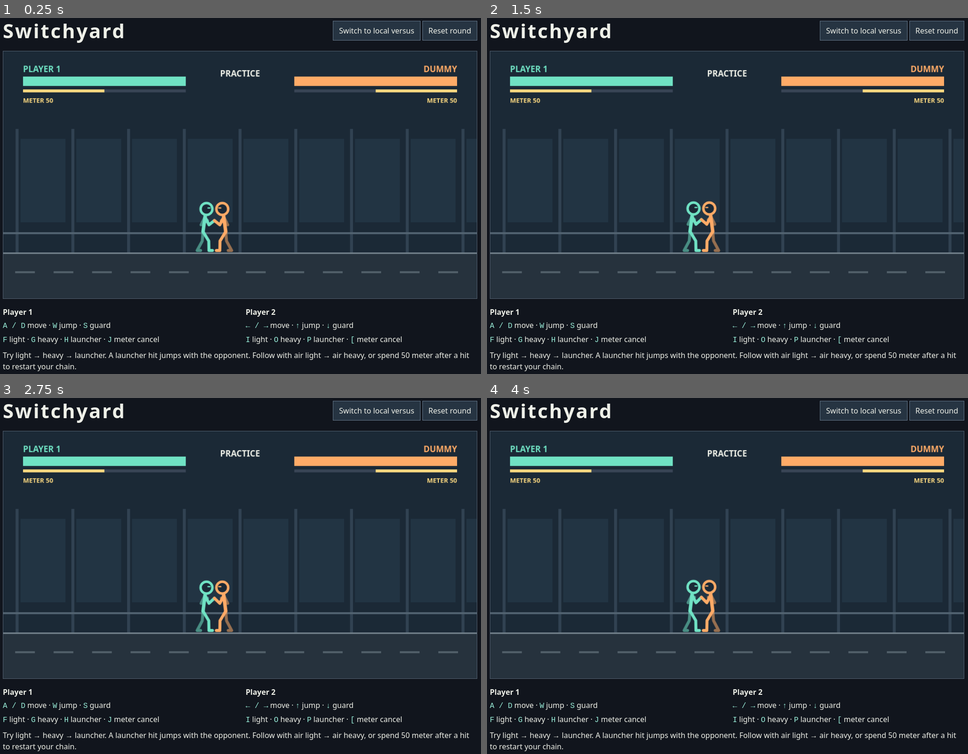
Above: before the commit, frames 1-4 (two rows, left to right).
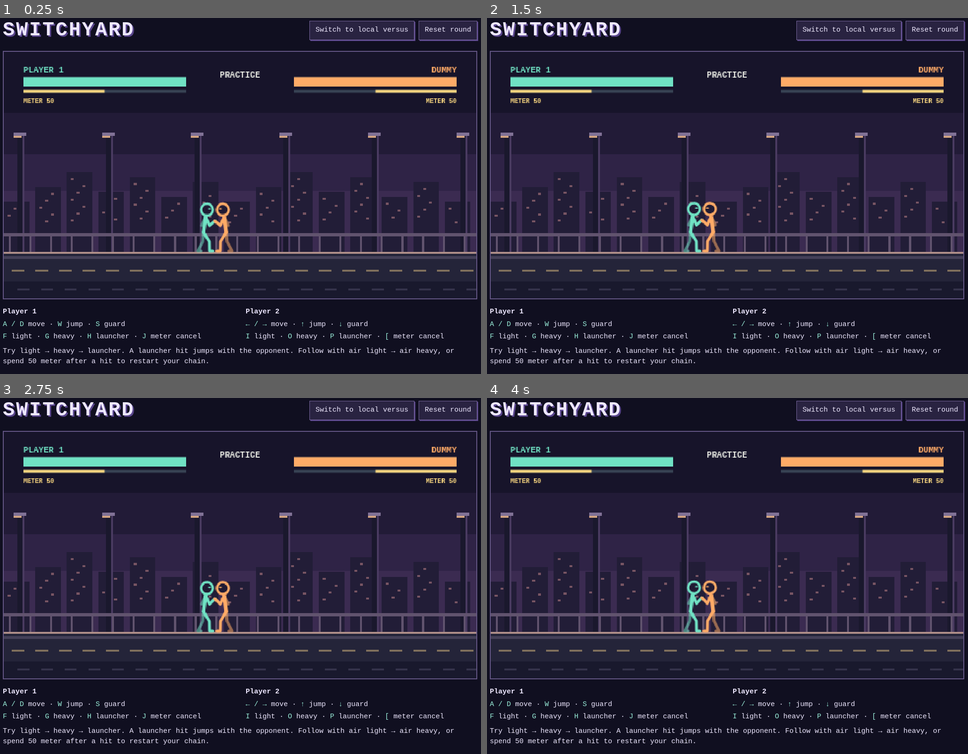
Above: after the commit, the same moments.

Repository: AxelLLn580/FightingGameProject
Game: browser game, page index.html
Two runs of this game, one before a commit and one after it. Both use one fixed random seed, a clock stepped at 60 frames per second and the inputs below.
Inputs:
- Up to frame 1 (0.25 s): no input
- Up to frame 2 (1.5 s): hold Right from 1.03 s (still down); tap J at 1.1 s
- Up to frame 3 (2.75 s): release Right at 1.53 s; hold Down 1.58-1.85 s; tap J at 1.6, 2.1, 2.6 s; hold Left 1.9-2.47 s; hold Up from 2.52 s (still down)
- Up to frame 4 (4 s): release Up at 2.82 s; hold Right 2.87-3.53 s; tap J at 3.1, 3.6 s; hold Up 3.58-3.82 s; hold Left from 3.87 s (still down)

The runs differ from the first frame. In frame 1, 23% of the frame differs, in the area x 0-100%, y 0-100%; in frame 2, 23%; in frame 3, 23%; in frame 4, 23%.

Commit message:
Give Switchyard a retro console look

Diff:
--- a/game.js
+++ b/game.js
@@ -150,6 +150,7 @@
 function boot() {
   const canvas = document.querySelector("#arena");
   const ctx = canvas.getContext("2d");
+  ctx.scale(canvas.width / WIDTH, canvas.height / 500);
   const mode = document.querySelector("#mode");
   const held = new Set();
   const pressed = new Set();
@@ -189,7 +190,7 @@
   }
   function label(value, x, y, size, color = "#eef0e8", align = "left") {
     ctx.fillStyle = color;
-    ctx.font = `bold ${size}px system-ui`;
+    ctx.font = `bold ${size}px monospace`;
     ctx.textAlign = align;
     ctx.fillText(value, x, y);
   }
@@ -217,7 +218,7 @@
     const head = [shoulder[0] + 3, shoulder[1] - 16];
 
     ctx.save();
-    ctx.translate(x, y);
+    ctx.translate(Math.round(x / 2) * 2, Math.round(y / 2) * 2);
     ctx.scale(facing, 1);
     ctx.lineCap = "round";
     ctx.lineJoin = "round";
@@ -251,7 +252,7 @@
     }
     ctx.globalAlpha = 1;
     strokePath([hip, shoulder, head], color, 7);
-    ctx.fillStyle = "#1b2936";
+    ctx.fillStyle = "#201b33";
     ctx.strokeStyle = color;
     ctx.lineWidth = 5;
     ctx.beginPath();
@@ -261,16 +262,42 @@
     strokePath([[head[0] + 3, head[1] - 2], [head[0] + 7, head[1] - 2]], color, 2.5);
     ctx.restore();
   }
+  function drawArena() {
+    box(0, 0, WIDTH, 500, "#17142a");
+    box(0, 124, WIDTH, 282, "#221b37");
+    box(0, 208, WIDTH, 198, "#2f2346");
+    box(0, 282, WIDTH, 124, "#3b2b51");
+
+    for (let column = 0; column < 16; column++) {
+      const x = column * 64;
+      const roof = 304 - ((column * 3) % 7) * 10;
+      box(x, roof, 52, FLOOR - roof, "#221d37");
+      for (let y = roof + 12; y < 346; y += 14) {
+        const offset = (column + y) % 3;
+        box(x + 8 + offset * 12, y, 6, 4, "#785563");
+      }
+    }
+
+    for (let x = 28; x < WIDTH; x += 180) {
+      box(x, 164, 10, FLOOR - 164, "#1a182d");
+      box(x + 10, 164, 4, FLOOR - 164, "#4a3b61");
+      box(x - 8, 164, 26, 6, "#817296");
+      box(x - 8, 170, 16, 4, "#d5a681");
+    }
+    box(0, 368, WIDTH, 6, "#61536e");
+    for (let x = 10; x < WIDTH; x += 42) box(x, 374, 4, 32, "#61536e");
+    box(0, FLOOR - 1, WIDTH, 94, "#242439");
+    box(0, FLOOR - 1, WIDTH, 4, "#af8f89");
+    box(0, 414, WIDTH, 6, "#444058");
+    box(0, 466, WIDTH, 34, "#19192d");
+    for (let x = 16; x < WIDTH; x += 48) {
+      box(x, 442, 26, 4, "#80705c");
+      box(x + 12, 480, 24, 4, "#35334b");
+    }
+  }
   function draw() {
-    box(0, 0, WIDTH, 500, "#1b2936");
-    for (let x = 25; x < WIDTH; x += 113) {
-      box(x, 157, 6, 250, "#314252");
-      box(x + 10, 177, 91, 169, "#223443");
-    }
-    box(0, 366, WIDTH, 4, "#516270");
-    box(0, FLOOR, WIDTH, 93, "#26323d");
-    box(0, FLOOR, WIDTH, 3, "#73818b");
-    for (let x = 24; x < WIDTH; x += 78) box(x, 445, 40, 4, "#52606a");
+    drawArena();
+    players.forEach(drawFighter);
     players.forEach((player, index) => {
       const right = index === 1;
       const x = right ? 590 : 40;
@@ -279,7 +306,6 @@
       bar(x, 77, 330, 6, player.meter / 100, "#f9d780", right);
       label(`METER ${player.meter}`, right ? 920 : 40, 104, 13, "#f9d780", right ? "right" : "left");
       if (player.combo > 1) label(`${player.combo} HIT COMBO`, right ? 920 : 40, 141, 23, player.color, right ? "right" : "left");
-      drawFighter(player);
     });
     label(training ? "PRACTICE" : "LOCAL VERSUS", WIDTH / 2, 51, 17, "#eef0e8", "center");
     const defeated = players.filter((player) => player.health === 0);
--- a/index.html
+++ b/index.html
@@ -6,12 +6,12 @@
   <title>Switchyard</title>
   <style>
     * { box-sizing: border-box; }
-    body { margin: 0; background: #11151d; color: #eef0e8; font: 16px/1.5 system-ui, sans-serif; }
+    body { margin: 0; background: #100f20; color: #eee8ff; font: 15px/1.5 ui-monospace, Consolas, monospace; }
     main { max-width: 1060px; margin: auto; padding: 24px; }
     header { display: flex; align-items: center; justify-content: space-between; gap: 16px; flex-wrap: wrap; margin-bottom: 12px; }
-    h1 { margin: 0; letter-spacing: .07em; font-size: clamp(26px, 5vw, 42px); }
-    canvas { width: 100%; height: auto; display: block; border: 1px solid #526070; background: #192331; }
-    button { background: #263442; color: inherit; border: 1px solid #647588; padding: 8px 12px; cursor: pointer; font: inherit; }
+    h1 { margin: 0; letter-spacing: .07em; font-size: clamp(26px, 5vw, 42px); text-transform: uppercase; text-shadow: 3px 3px #59458c; }
+    canvas { width: 100%; height: auto; display: block; border: 2px solid #645685; background: #1b1730; image-rendering: pixelated; }
+    button { background: #292341; color: inherit; border: 1px solid #78679d; padding: 8px 12px; cursor: pointer; font: inherit; box-shadow: 2px 2px #59458c; }
     button:focus-visible { outline: 2px solid #8ef2d6; outline-offset: 3px; }
     section { display: grid; grid-template-columns: repeat(auto-fit, minmax(230px, 1fr)); gap: 12px 24px; margin-top: 12px; }
     p { margin: 4px 0; }
@@ -25,7 +25,7 @@
       <h1>Switchyard</h1>
       <div><button id="mode" type="button">Switch to local versus</button> <button id="reset" type="button">Reset round</button></div>
     </header>
-    <canvas id="arena" width="960" height="500" aria-label="Switchyard fight arena"></canvas>
+    <canvas id="arena" width="480" height="250" aria-label="Switchyard fight arena"></canvas>
     <section aria-label="Keyboard controls">
       <div><p><strong>Player 1</strong></p><p><kbd>A / D</kbd> move · <kbd>W</kbd> jump · <kbd>S</kbd> guard</p><p><kbd>F</kbd> light · <kbd>G</kbd> heavy · <kbd>H</kbd> launcher · <kbd>J</kbd> meter cancel</p></div>
       <div><p><strong>Player 2</strong></p><p><kbd>← / →</kbd> move · <kbd>↑</kbd> jump · <kbd>↓</kbd> guard</p><p><kbd>I</kbd> light · <kbd>O</kbd> heavy · <kbd>P</kbd> launcher · <kbd>[</kbd> meter cancel</p></div>
